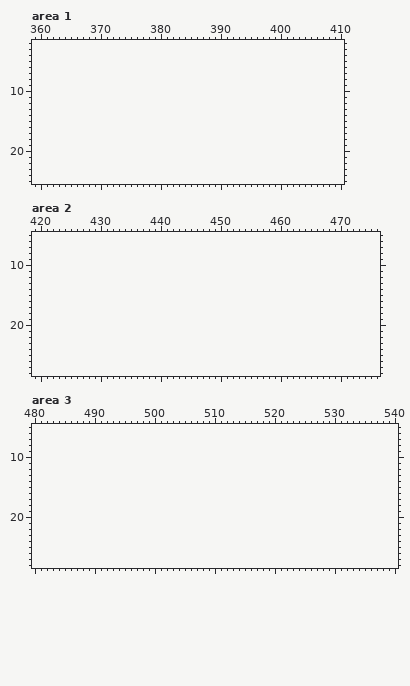
One commit to this pixel-art file: Assets/Graphics/Items/Items.aseprite. Above, as it was before the edit.
352x32 pixels, 1 frame. Colours within 5 levels of each other are drawn and written as one. Shown: area 1: x 359..410, y 2..25; area 2: x 419..476, y 5..28; area 3: x 480..540, y 5..28. The old version is drawn lined up with the new one, on the new canvas.
Palette (. is transparent): 
After:
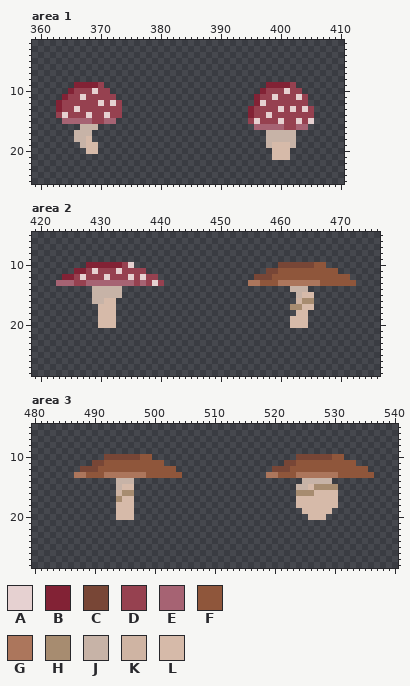
Colours new in this view: A #e6d1d1  B #822235  C #784636  D #964150  E #a66373  F #8f563b  G #ac765c  H #a78c70  J #c7b3a7  K #cfb4a3  L #d6baa9
Changes in this commit:
canvas 352x32 -> 544x32
Changed rows in their new state; - is an unchanged pixel.
Area 1:
first column x 363:
 9 ---BBBBD---------------------------BBBBD---
10 --BDDDADD-------------------------BDDDADD--
11 -BDDADDDDD-----------------------BDDADDDAD-
12 BDDDDDDADAD----------------------BADDDDDDD-
13 BDDADDDDDDD---------------------BDDDDADADAD
14 DADDDADDADD---------------------BDDADDDDDDD
15 -EEEEEDDEE----------------------DADDDADDADA
16 ----JJJ--------------------------EEEEEDDEE-
17 ---JJJ-----------------------------JJJJJ---
18 ---JJL-----------------------------JJJJJ---
19 ----JLL----------------------------JLLLJ---
20 -----LL-----------------------------LLL----
21 ------------------------------------LLL----
Area 2:
first column x 423:
10 -----BBBBBBDA------------------------CCCCCCFF-----
11 ---BBDADDDADDDD--------------------CCFFFFFFFFFF---
12 -BBDADDDADDDADADD----------------CCCFFFFFFFFFFFFF-
13 EEEDDEEEEEEEEDEDAD--------------GGFFFGGGGGGGFFFFFF
14 ------JJJJJ----------------------------JJJ--------
15 ------JJJJJ-----------------------------JLL-------
16 ------JJLL------------------------------KHH-------
17 -------LLL-----------------------------HHLL-------
18 -------LLL------------------------------LL--------
19 -------LLL-----------------------------LLL--------
20 -------LLL-----------------------------LLL--------
Area 3:
first column x 487:
10 -----CCCCCCFF------------------------CCCCCCFF-----
11 ---CCFFFFFFFFFF--------------------CCFFFFFFFFFF---
12 -CCCFFFFFFFFFFFFF----------------CCCFFFFFFFFFFFFF-
13 GGFFFGGGGGGGFFFFFF--------------GGFFFGGGGGGGFFFFFF
14 -------JJJ----------------------------JJJJJ-------
15 -------JLL---------------------------JJLHHHH------
16 -------KHH---------------------------HHHLLLL------
17 -------HLL---------------------------LLLLLLL------
18 -------LLL---------------------------LLLLLLL------
19 -------LLL----------------------------LLLLL-------
20 -------LLL-----------------------------LLL--------
